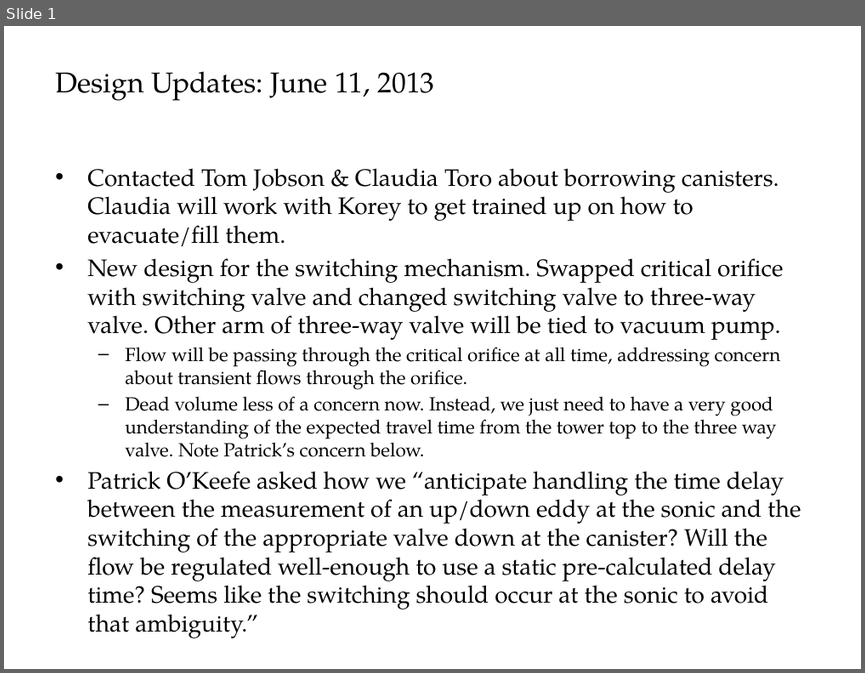
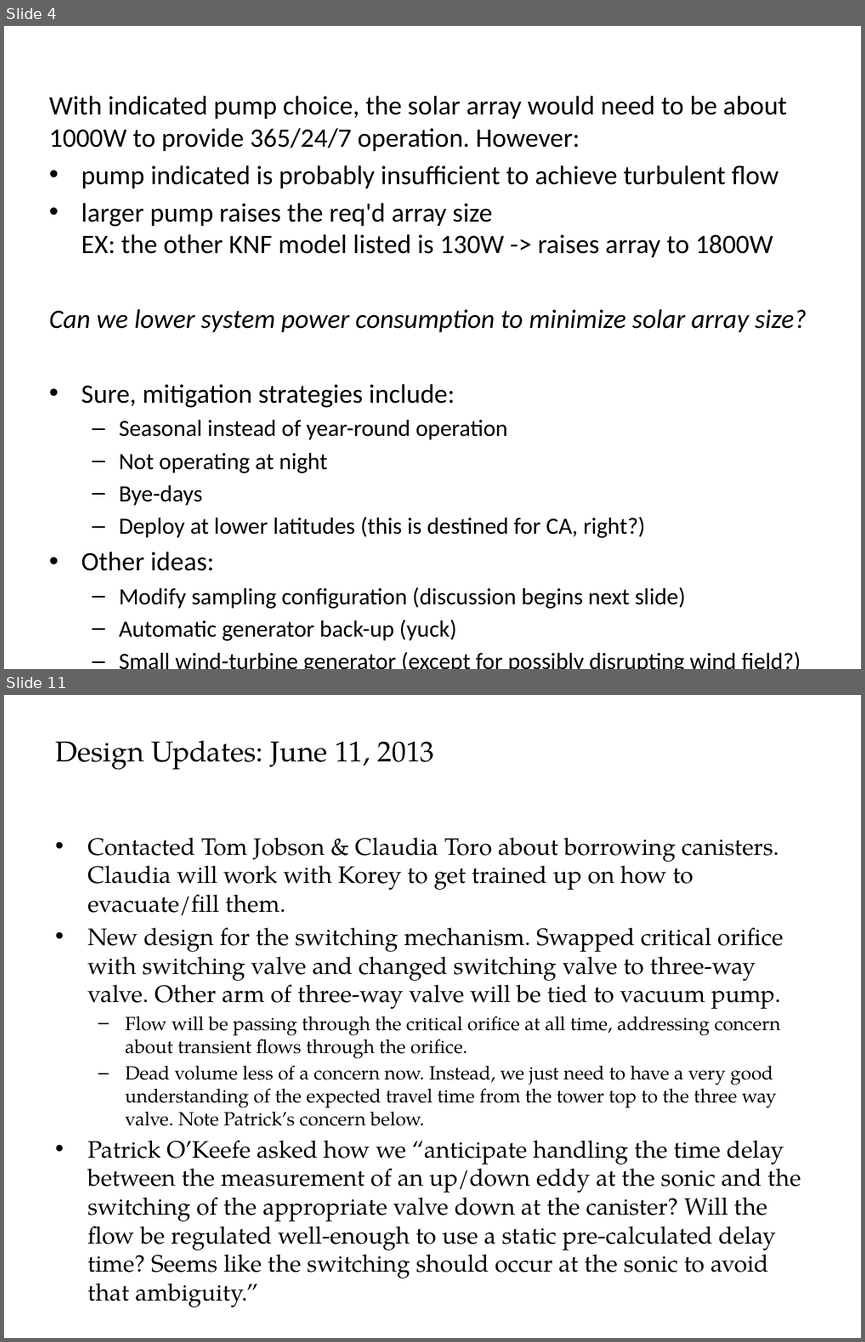
Before and after one commit to patricktokeeffe/smart-rea-sampler, a slide deck: doc/SamplingConfig.pptx. Shown one above the other, each under a label of ours: slide 1 before the commit, slides 4 and 11 after it; the slides between them are not shown. The pictures are 865x673 and 865x1342 pixels, drawn with LibreOffice and Linux fonts; fonts in the diff are those of the drawing. Boxes give left, top, right and bottom in pixels: in the first picture for what was removed or moved away, otherwise in the second. Text is boxed around its words. In the diff, an @@ line names an element or a change of style, - is before the commit and + after.

Commit message:
Revise system config presentation with research & revised config proposal
Current design results in high power consumption, mostly from pump
which flushes sample down tower to canisters/orifices/3-way valves.
Particular issues and revised proposal are added to the PowerPoint
presentation.

```diff
--- a/doc/SamplingConfig.pptx
+++ b/doc/SamplingConfig.pptx
@@ slide 4 added at (4,26,861,669), background #FFFFFF @@
@@ text added at (49,96,806,608), 22.4 pt, text #000000 @@
+With indicated pump choice, the solar array would need to be about 1000W to provide 365/24/7 operation. However:
+• pump indicated is probably insufficient to achieve turbulent flow
+• larger pump raises the req'd array size
+  EX: the other KNF model listed is 130W -> raises array to 1800W
+Can we lower system power consumption to minimize solar array size?
+• Sure, mitigation strategies include:
+  – Seasonal instead of year-round operation
+  – Not operating at night
+  – Bye-days
+  – Deploy at lower latitudes (this is destined for CA, right?)
+• Other ideas:
+  – Modify sampling configuration (discussion begins next slide)
+  – Automatic generator back-up (yuck)
+  – Small wind-turbine generator (except for possibly disrupting wind field?)
@@ what was slide 1 is now slide 11 @@
```
Also in this commit, not shown: 5 slides changed, 6 other slides added.
